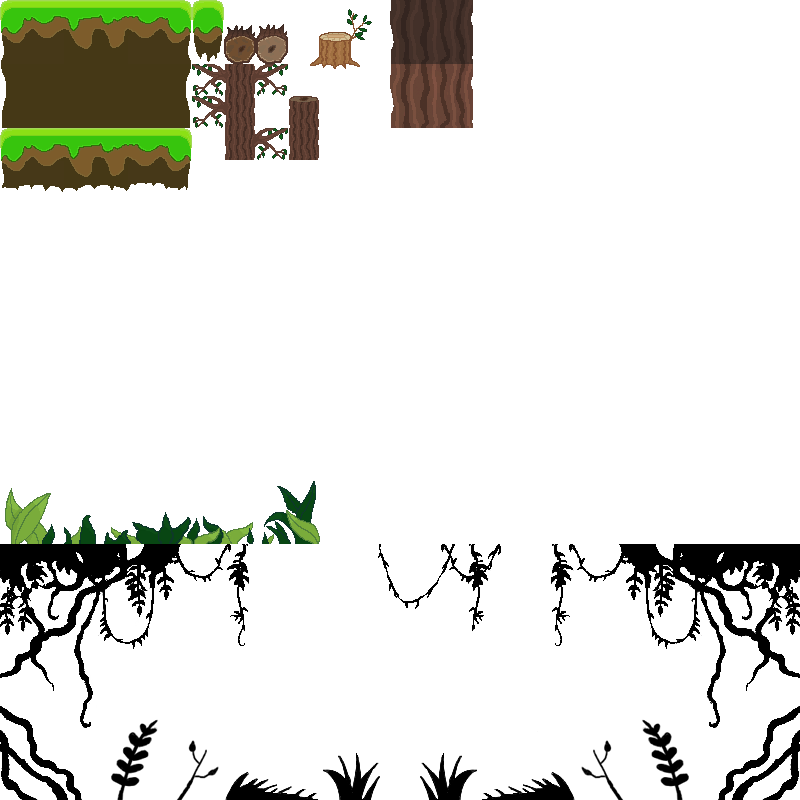
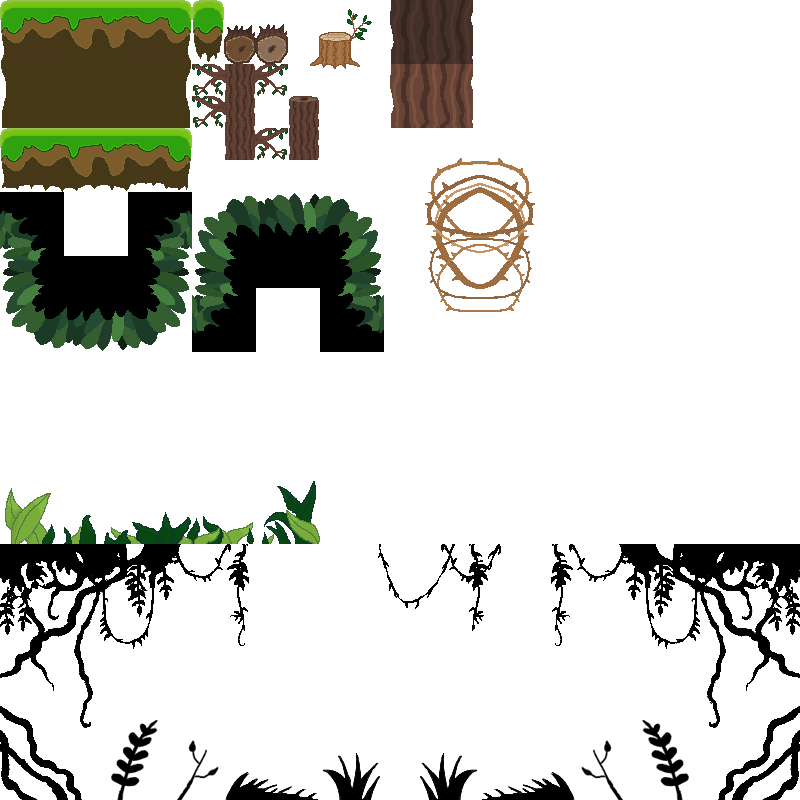
Two versions of the same layered image (800 x 800). Layer-by-layer changes:
added layer "racines copie" above "racines" over [480, 158, 535, 312]
added layer "racines" above "bas copie" over [425, 158, 480, 312]
added layer "bas copie" above "bas" over [0, 192, 192, 351]
added layer "bas" above "Calque 3" over [192, 193, 384, 352]
painted on "plat1" over [0, 128, 192, 162]
painted on "plat2" over [1, 136, 128, 161]
painted on "plat3" over [1, 136, 191, 161]
painted on "plateform4" over [0, 0, 224, 162]
painted on "sol3" over [0, 0, 224, 162]
hid "Arrière-plan" over [0, 0, 535, 352]
